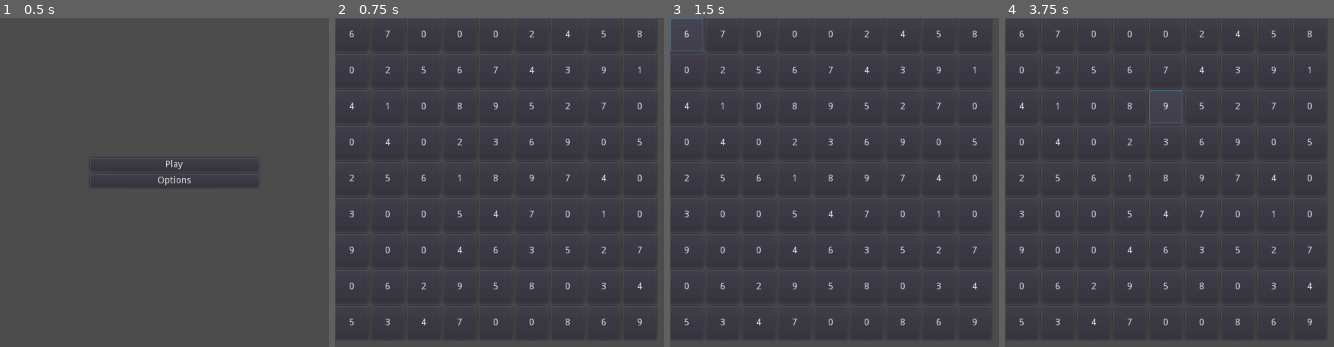
Above: before the commit, frames 1-4 (left to right).
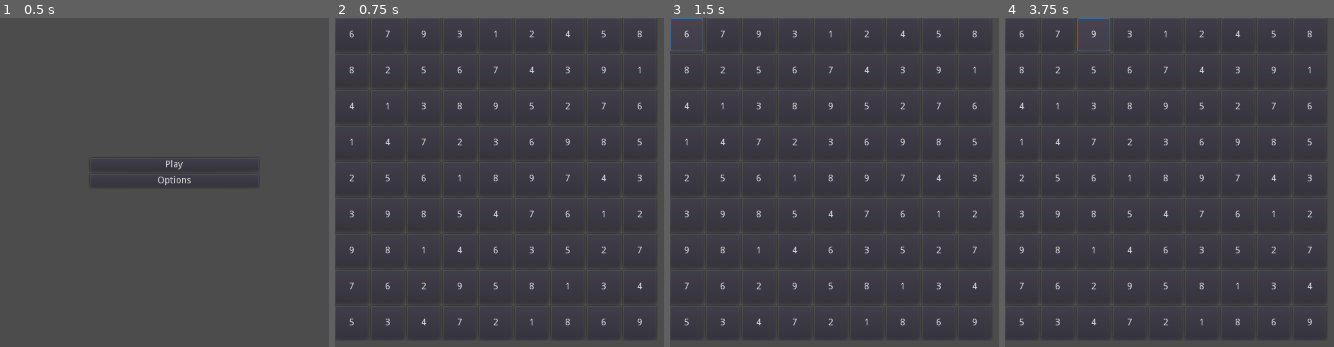
Above: after the commit, the same moments.

Repository: UnrealisticDino/sudoku
Game: Godot game, scene res://Main.tscn
Same seed, same stepped clock (60 frames per second), same inputs: the game is played once before the commit and once after it.
Inputs (mouse positions are in pixels of both pictures, inside the frame that each line leads up to):
- Up to frame 1 (0.5 s): no input
- Up to frame 2 (0.75 s): click "Play" at 0.5 s
- Up to frame 3 (1.5 s): click "6" at 1.25 s
- Up to frame 4 (3.75 s): click "7" at 2 s; click (1093, 34) at 2.75 s, where only the run before the commit has a clickable "0"; click "9" at 3.5 s

Frame 1 is identical in both runs. In frame 2, 0.3% of the frame differs, in the area x 4-94%, y 3-94%; in frame 3, 0.3%; in frame 4, 0.6%, in the area x 4-94%, y 0-94%.
Error after the commit: Invalid set index 'completed_sudoku' (on base: 'GDScript') with value of type 'Array'. (res://PuzzleGenerator.gd:9)

Commit message:
Error

Diff:
--- a/GameScene.tscn
+++ b/GameScene.tscn
@@ -1,7 +1,7 @@
 [gd_scene load_steps=4 format=2]
 
 [ext_resource path="res://Sudoku.gd" type="Script" id=1]
-[ext_resource path="res://PuzzleGenerator.gd" type="Script" id=2]
+[ext_resource path="res://PuzzleCreator.gd" type="Script" id=2]
 [ext_resource path="res://GameScene.gd" type="Script" id=3]
 
 [node name="GameScene" type="Node2D"]
@@ -12,7 +12,5 @@
 margin_bottom = 40.0
 script = ExtResource( 1 )
 
-[node name="PuzzleGeneratorParent" type="Node" parent="."]
-
-[node name="PuzzleGenerator" type="Node" parent="PuzzleGeneratorParent"]
+[node name="PuzzleCreator" type="Node" parent="."]
 script = ExtResource( 2 )
--- /dev/null
+++ b/Main.gd
@@ -0,0 +1,7 @@
+extends Control
+
+var completed_sudoku  # This will store the completed Sudoku puzzle
+
+func _ready():
+	var puzzle_generator = get_node("PuzzleGeneratorParent/PuzzleGenerator")
+	completed_sudoku = puzzle_generator.generate_sudoku()
--- a/Main.tscn
+++ b/Main.tscn
@@ -1,11 +1,14 @@
-[gd_scene load_steps=3 format=2]
+[gd_scene load_steps=5 format=2]
 
 [ext_resource path="res://Options.gd" type="Script" id=1]
 [ext_resource path="res://Play.gd" type="Script" id=2]
+[ext_resource path="res://PuzzleGenerator.gd" type="Script" id=3]
+[ext_resource path="res://Main.gd" type="Script" id=4]
 
 [node name="Control" type="Control"]
 margin_right = 540.0
 margin_bottom = 1200.0
+script = ExtResource( 4 )
 
 [node name="VBoxContainer" type="VBoxContainer" parent="."]
 margin_left = 135.0
@@ -26,5 +29,10 @@
 text = "Options"
 script = ExtResource( 1 )
 
+[node name="PuzzleGeneratorParent" type="Node" parent="."]
+
+[node name="PuzzleGenerator" type="Node" parent="PuzzleGeneratorParent"]
+script = ExtResource( 3 )
+
 [connection signal="button_up" from="VBoxContainer/Play" to="VBoxContainer/Play" method="_on_Play_button_up"]
 [connection signal="button_up" from="VBoxContainer/Options" to="VBoxContainer/Options" method="_on_Options_button_up"]
--- /dev/null
+++ b/PuzzleCreator.gd
@@ -0,0 +1,32 @@
+# PuzzleCreator.gd
+extends Node
+var Global = preload("res://Scripts/Global.gd")
+
+func _ready():
+	var grid = Global.completed_sudoku.duplicate()  # Get a copy of the completed Sudoku puzzle
+	remove_numbers(grid)
+	print_grid(grid)
+
+func remove_numbers(grid : Array):
+	var count : int
+	match Global.difficulty:  # Use Global.difficulty
+		"easy":
+			count = 20
+		"medium":
+			count = 30
+		"hard":
+			count = 40
+	while count > 0:
+		var cell_id : int = randi() % 81
+		var i : int = int(cell_id/9)
+		var j : int = cell_id%9
+		if grid[i][j] != 0:
+			count -= 1
+			grid[i][j] = 0
+
+func print_grid(grid : Array):
+	for i in range(9):
+		var row : String = ""
+		for j in range(9):
+			row += str(grid[i][j]) + " "
+		print(row)
--- a/PuzzleGenerator.gd
+++ b/PuzzleGenerator.gd
@@ -1,13 +1,17 @@
+# PuzzleGenerator.gd
 extends Node
 
-var grid : Array
+var Global = preload("res://Scripts/Global.gd")
 
 func _ready():
-	grid = generate_sudoku()
-	print_grid(grid)
+	var grid = generate_sudoku()
+	print("Generated Sudoku: ", grid)  # Print the generated Sudoku
+	Global.completed_sudoku = grid  # Update the global variable
+	print("Global Sudoku: ", Global.completed_sudoku)  # Print the global Sudoku
+
 
 func generate_sudoku() -> Array:
-	grid = []
+	var grid = []
 	for i in range(9):
 		var row = []
 		for j in range(9):
@@ -15,7 +19,6 @@
 		grid.append(row)
 	fill_diagonal(grid)
 	fill_remaining(grid, 0, 3)
-	remove_numbers(grid, 20)
 	return grid
 
 func fill_diagonal(grid : Array):
@@ -86,15 +89,6 @@
 		res[rand_i] = temp
 	return res
 
-func remove_numbers(grid : Array, count : int):
-	while count > 0:
-		var cell_id : int = randi() % 81
-		var i : int = int(cell_id/9)
-		var j : int = cell_id%9
-		if grid[i][j] != 0:
-			count -= 1
-			grid[i][j] = 0
-
 func print_grid(grid : Array):
 	for i in range(9):
 		var row : String = ""
--- /dev/null
+++ b/Scripts/Global.gd
@@ -0,0 +1,9 @@
+# Global.gd
+extends Node
+
+var difficulty = "easy"  # Default value
+var completed_sudoku = []  # Default value
+
+func _ready():
+	print("Global.gd is ready")
+	print("Initial completed_sudoku: ", completed_sudoku)
--- a/project.godot
+++ b/project.godot
@@ -13,6 +13,10 @@
 config/name="New Game Project"
 run/main_scene="res://Main.tscn"
 config/icon="res://icon.png"
+
+[autoload]
+
+Global="*res://Scripts/Global.gd"
 
 [display]
 
